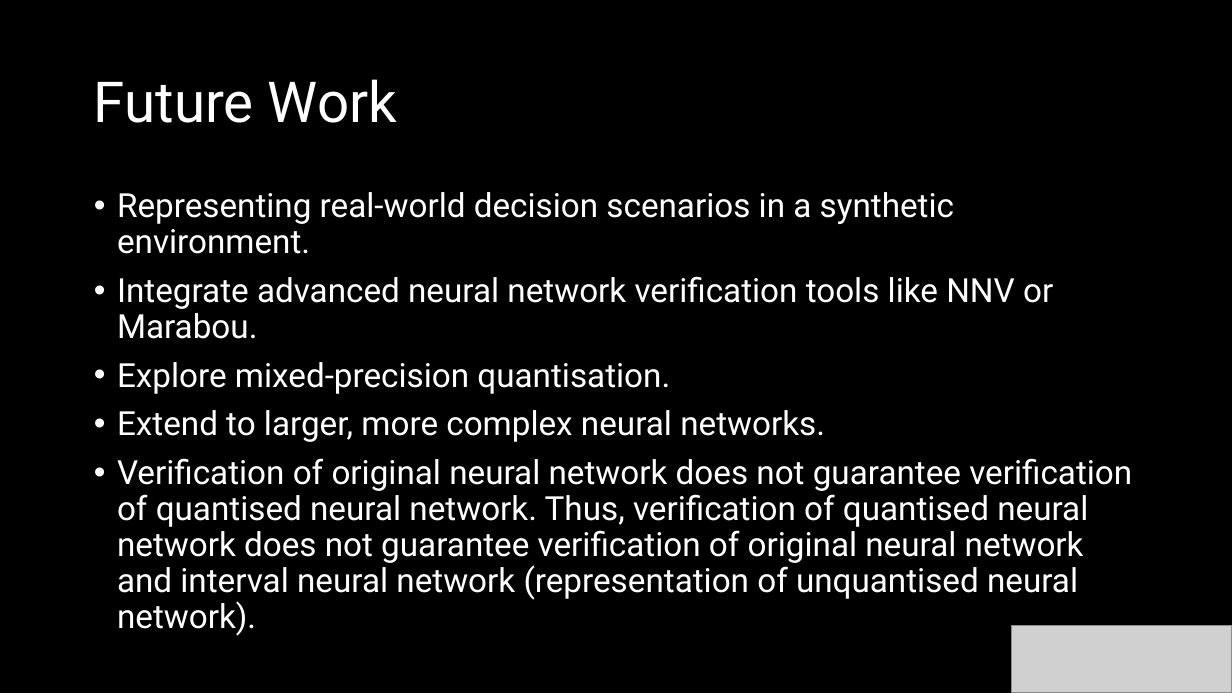
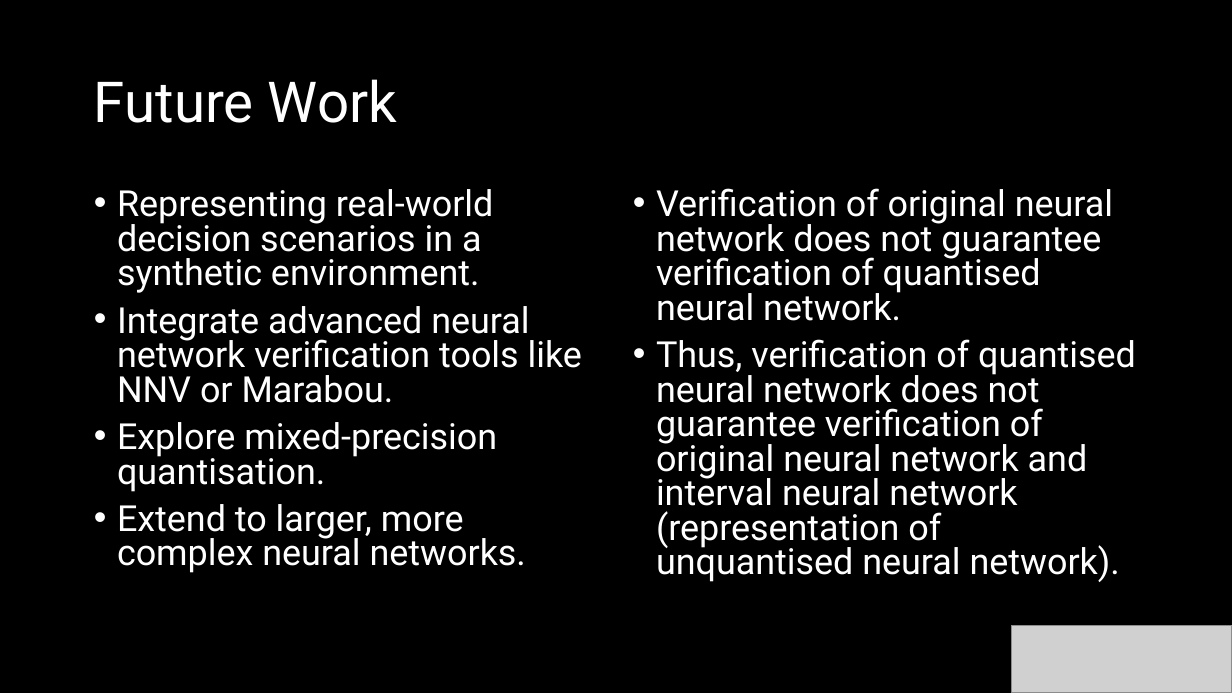
Before and after one commit to Pingumaniac/Consistency_Quantised_Constraints, a slide deck: slide 10 of doc/final_presentation.pptx (slide 8 before the commit). Drawn at 1232x693 pixels with LibreOffice and Linux fonts; fonts in the diff are those of the drawing; grey boxes stand for pictures. Boxes give left, top, right and bottom in pixels: in the first picture for what was removed or moved away, otherwise in the second. Text is boxed around its words. In the diff, an @@ line names an element or a change of style, - is before the commit and + after.

```diff
--- a/doc/final_presentation.pptx
+++ b/doc/final_presentation.pptx
@@ text added at bbox=[117, 189, 582, 573], 28 pt, text #FFFFFF @@
+• Representing real-world decision scenarios in a synthetic environment.
+• Integrate advanced neural network verification tools like NNV or Marabou.
+• Explore mixed-precision quantisation.
+• Extend to larger, more complex neural networks.
@@ text at bbox=[656, 188, 1136, 582]: text changed; size 25.9 to 28 pt @@
-• Representing real-world decision scenarios in a synthetic environment.
-• Integrate advanced neural network verification tools like NNV or Marabou.
-• Explore mixed-precision quantisation.
-• Extend to larger, more complex neural networks.
-• Verification of original neural network does not guarantee verification of quantised neural network. Thus, verification of quantised neural network does not guarantee verification of original neural network and interval neural network (representation of unquantised neural network).
+• Verification of original neural network does not guarantee verification of quantised neural network.
+• Thus, verification of quantised neural network does not guarantee verification of original neural network and interval neural network (representation of unquantised neural network).
```
Also in this commit, not shown: 1 other slide changed, 2 slides added, 8 other files.
